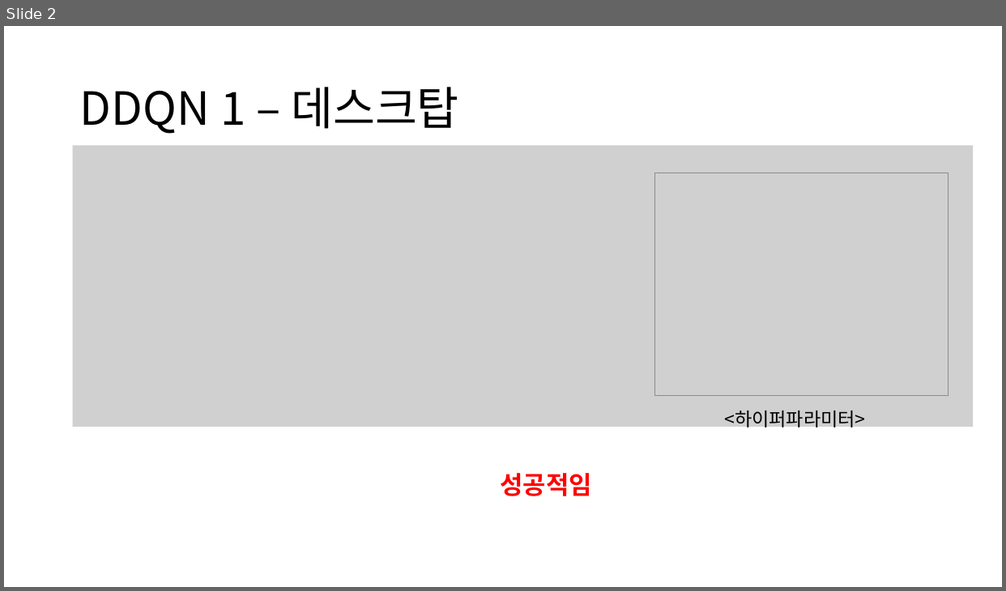
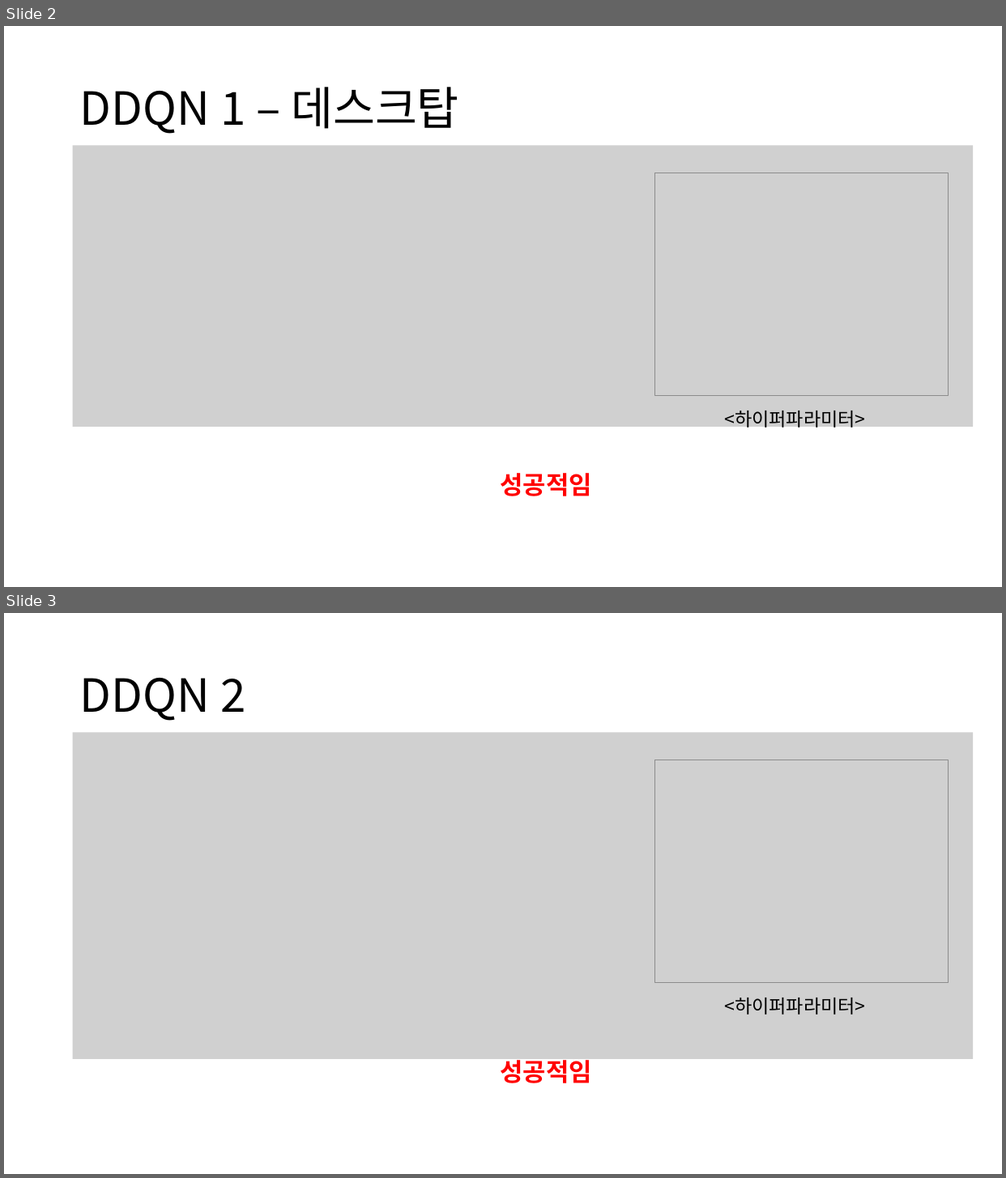
Before and after one commit to zidane89/experiment, a slide deck: 실험정리.pptx. Shown one above the other, each under a label of ours: slide 2 before the commit, slides 2 and 3 after it. The pictures are 1006x591 and 1006x1178 pixels, drawn with LibreOffice and Linux fonts; fonts in the diff are those of the drawing; grey boxes stand for pictures. Boxes give left, top, right and bottom in pixels: in the first picture for what was removed or moved away, otherwise in the second. Text is boxed around its words. In the diff, an @@ line names an element or a change of style, - is before the commit and + after.

```diff
--- a/실험정리.pptx
+++ b/실험정리.pptx
@@ slide 3 added at (4, 613, 1002, 1174), background #FFFFFF @@
@@ title added at (80, 678, 245, 721), 44 pt, text #000000 @@
+DDQN 2
@@ picture added at (73, 733, 974, 1060) @@
@@ picture added at (654, 760, 948, 983) @@
@@ text added at (724, 998, 865, 1015), 18 pt, text #000000 @@
+<하이퍼파라미터>
@@ text added at (501, 1056, 592, 1084), 24 pt, text #FF0000, bold @@
+성공적임
```
Also in this commit, not shown: 3 other files.
